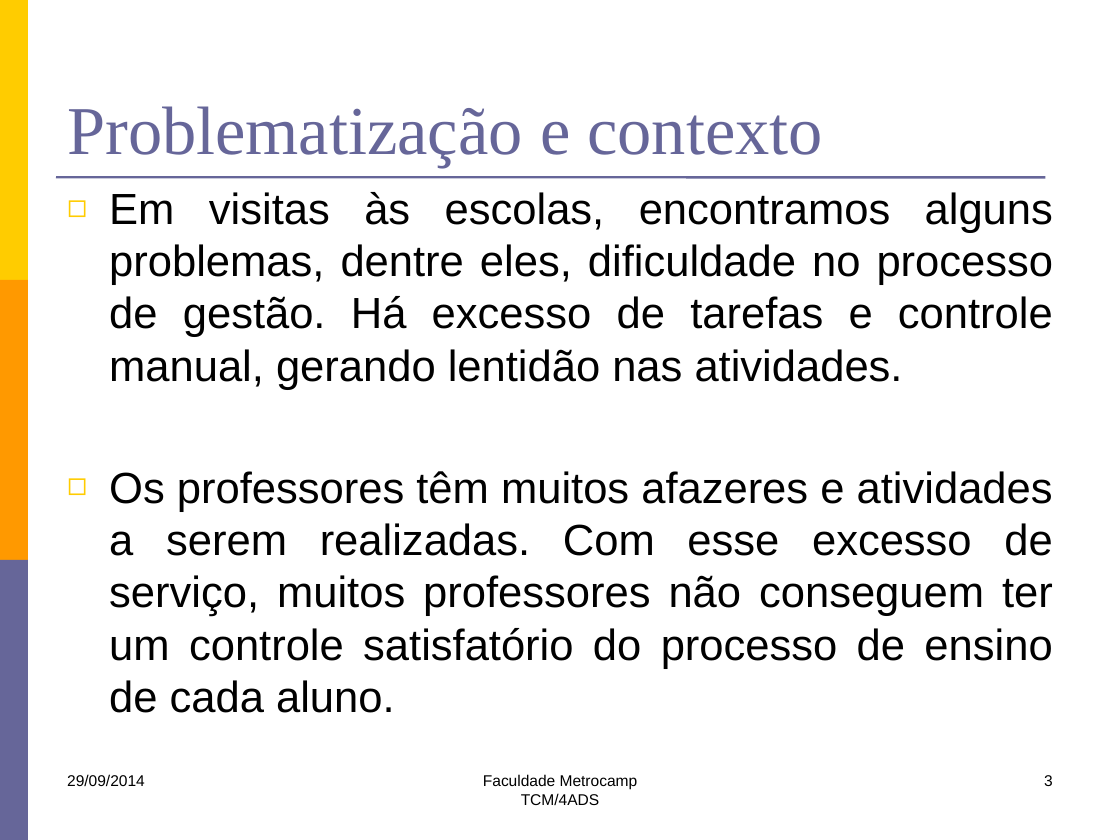
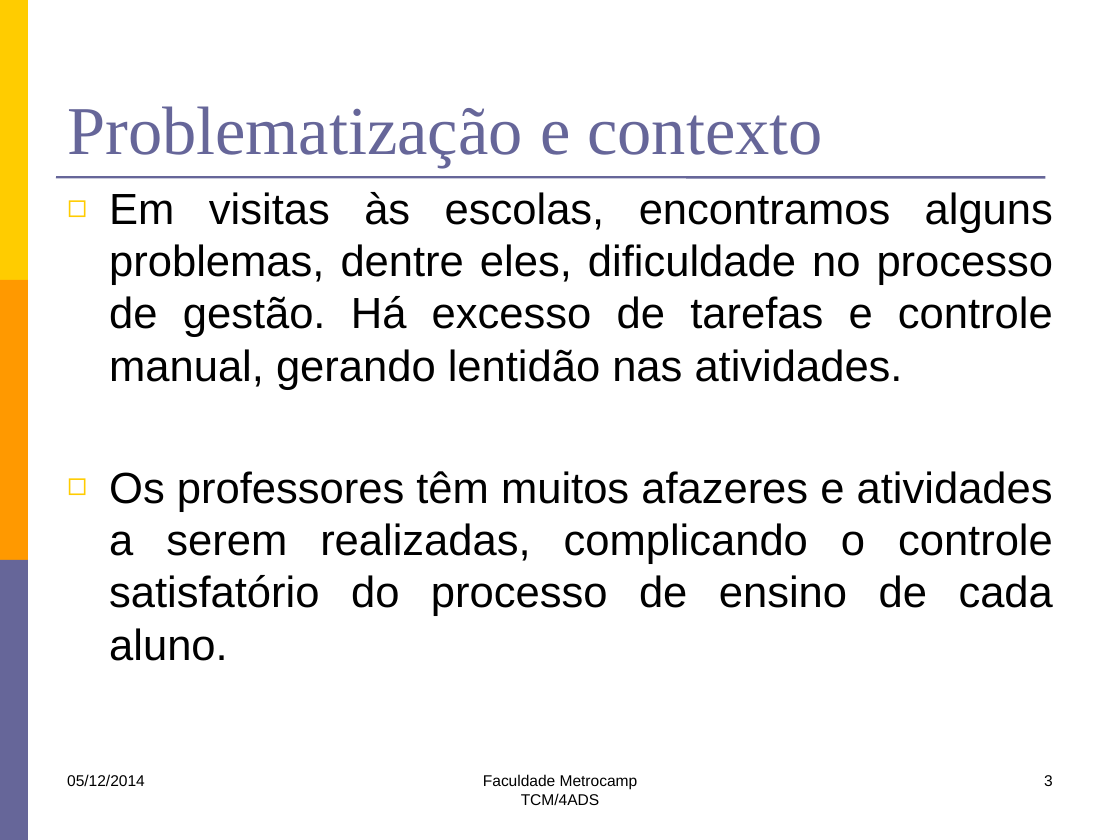
Before and after one commit to lfernandobra/pi5g1s14, a slide deck: slide 3 of documentacao/G5_Apresentacao2sem2014 final.pptx. Drawn at 1120x840 pixels with LibreOffice and Linux fonts; fonts in the diff are those of the drawing. Boxes give left, top, right and bottom in pixels: in the first picture for what was removed or moved away, otherwise in the second. Text is boxed around its words. In the diff, an @@ line names an element or a change of style, - is before the commit and + after.

```diff
--- a/documentacao/G5_Apresentacao2sem2014 final.pptx
+++ b/documentacao/G5_Apresentacao2sem2014 final.pptx
@@ text at (x1=109, y1=471, x2=1053, y2=661): text changed @@
-◻ Os professores têm muitos afazeres e atividades a serem realizadas. Com esse excesso de serviço, muitos professores não conseguem ter um controle satisfatório do processo de ensino de cada aluno.
+◻ Os professores têm muitos afazeres e atividades a serem realizadas, complicando o controle satisfatório do processo de ensino de cada aluno.
@@ text at (x1=67, y1=774, x2=145, y2=786): text changed @@
-29/09/2014
+05/12/2014
```
Also in this commit, not shown: 23 other slides changed, 3 slides added, 2 slides removed.
